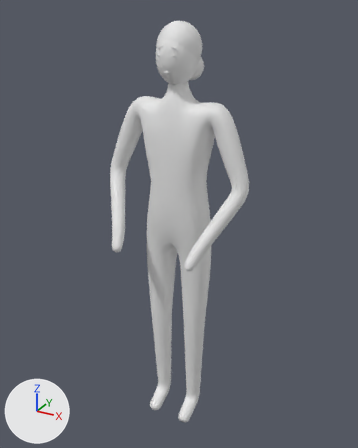
The FBX model Assets/HuaShang/Resources/HuaShang/Art/Characters/SK_hongFu.fbx, before and after one commit.
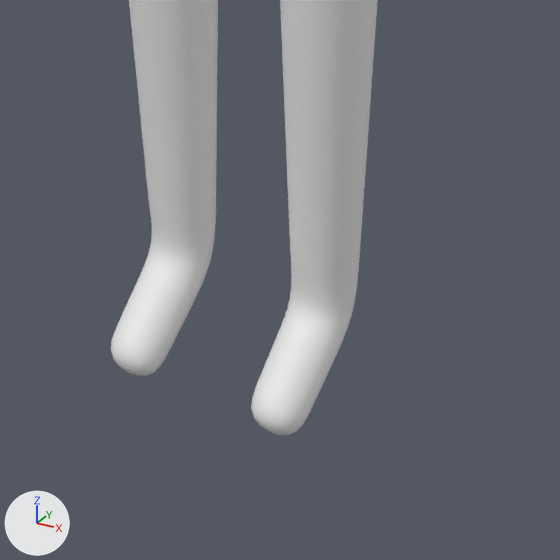
The first picture shows the older version from a 50 mm lens placed at (0.873, -1.585, 1.73), pointed at (0.002, -0.001, 0.938). The close-ups show the older and then the newer version on the part from 36% to 67% of the width and 75% to 100% of the height of that picture. Only the edits that show in the close-ups are written down. Lighting does not change. The marker at lower left points along +X, +Y and +Z. Where no turn or scale is listed for an object, it has been applied to the vertices.

Objects in the first close-up: 'Body'.
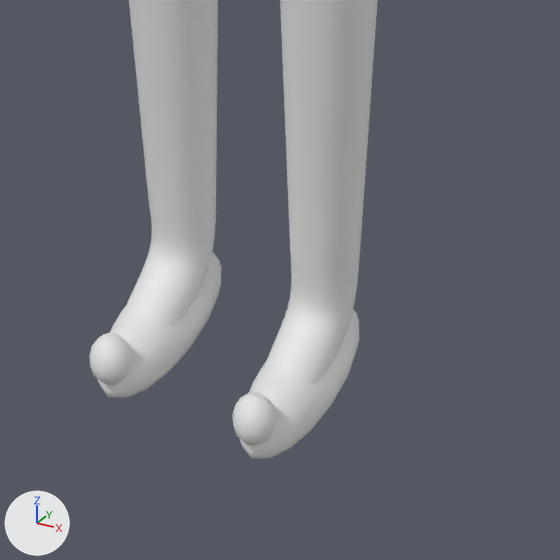
Diff of the bpy script that builds the scene:
```diff
--- a/Assets/HuaShang/Resources/HuaShang/Art/Characters/SK_hongFu.fbx.py
+++ b/Assets/HuaShang/Resources/HuaShang/Art/Characters/SK_hongFu.fbx.py
@@ me_shoe_001 @@
+me_shoe_001.from_pydata(...)  # 146 vertices, 160 faces; spans x -0.11..-0.04, y -0.145..0.055, z 0.0..0.08
+me_shoe_001.materials.append(mat_m_lacquer_red)  # white #e7e7e7
@@ me_shoetip @@
+me_shoetip.from_pydata(...)  # a UV sphere (10 segments, 6 rings, poles along z) spanning x 0.056..0.094, y -0.155..-0.115, z 0.045..0.095
+me_shoetip.materials.append(mat_m_lacquer_red)  # white #e7e7e7
@@ me_shoetip_001 @@
+me_shoetip_001.from_pydata(...)  # a UV sphere (10 segments, 6 rings, poles along z) spanning x -0.094..-0.056, y -0.155..-0.115, z 0.045..0.095
+me_shoetip_001.materials.append(mat_m_lacquer_red)  # white #e7e7e7
@@ me_shoe @@
+me_shoe.from_pydata(...)  # 146 vertices, 160 faces; spans x 0.04..0.11, y -0.145..0.055, z 0.0..0.08
+me_shoe.materials.append(mat_m_lacquer_red)  # white #e7e7e7
@@ ob_shoe_001 @@
+ob_shoe_001 = bpy.data.objects.new('Shoe.001', me_shoe_001)
+ob_shoe_001.location = (0.0, 0.0, 0.0)
@@ ob_shoetip @@
+ob_shoetip = bpy.data.objects.new('ShoeTip', me_shoetip)
+ob_shoetip.location = (0.0, 0.0, 0.0)
@@ ob_shoetip_001 @@
+ob_shoetip_001 = bpy.data.objects.new('ShoeTip.001', me_shoetip_001)
+ob_shoetip_001.location = (0.0, 0.0, 0.0)
@@ ob_shoe @@
+ob_shoe = bpy.data.objects.new('Shoe', me_shoe)
+ob_shoe.location = (0.0, 0.0, 0.0)
```

Location of each change, (x1, y1, x2, y2) in pixels of the close-ups (560 x 560 px):
'Shoe.001', added
    after: (98, 252, 222, 398)
'Shoe', added
    after: (240, 309, 359, 459)
'ShoeTip', added
    after: (232, 392, 276, 446)
'ShoeTip.001', added
    after: (89, 333, 132, 385)
